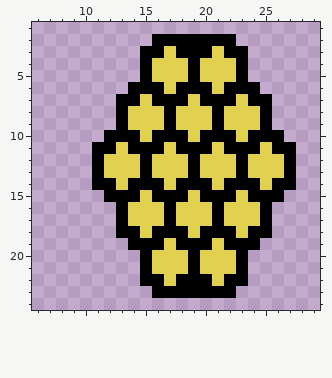
Two states of a pixel-art sprite, Assets/Images/honeycomb.png. That is the earlier state.
The file is 32x32 pixels. Shown: x 6..29, y 1..24.
The same view after the edit:
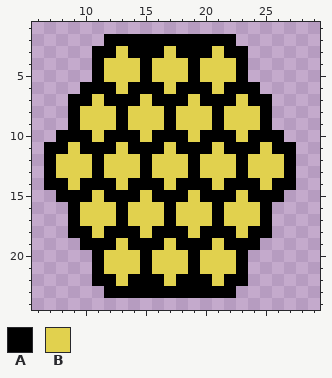
Palette (. is transparent): A #000000  B #e1d14e
The exact change:
{"y":2,"x":12,"old":"....","new":"AAAA"}
{"y":3,"x":11,"old":"....","new":"AABA"}
{"y":4,"x":11,"old":"....","new":"ABBB"}
{"y":5,"x":11,"old":"....","new":"ABBB"}
{"y":6,"x":10,"old":"....","new":"AAAB"}
{"y":7,"x":9,"old":"....","new":"AABA"}
{"y":8,"x":9,"old":"....","new":"ABBB"}
{"y":9,"x":9,"old":"....","new":"ABBB"}
{"y":10,"x":8,"old":"....","new":"AAAB"}
{"y":11,"x":7,"old":"....","new":"AABA"}
{"y":12,"x":7,"old":"....","new":"ABBB"}
{"y":13,"x":7,"old":"....","new":"ABBB"}
{"y":14,"x":7,"old":"....","new":"AABA"}
{"y":15,"x":8,"old":"....","new":"AAAB"}
{"y":16,"x":9,"old":"....","new":"ABBB"}
{"y":17,"x":9,"old":"....","new":"ABBB"}
{"y":18,"x":9,"old":"....","new":"AABA"}
{"y":19,"x":10,"old":"....","new":"AAAB"}
{"y":20,"x":11,"old":"....","new":"ABBB"}
{"y":21,"x":11,"old":"....","new":"ABBB"}
{"y":22,"x":11,"old":"....","new":"AABA"}
{"y":23,"x":12,"old":"....","new":"AAAA"}
{"label":"added","picture_box":[44,34,152,298]}
